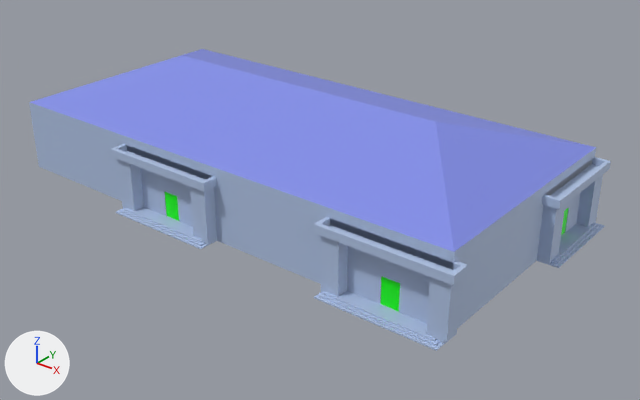
Renders of the glTF model src/assets/3d/solid/models/Dosing_Building.glb from each side of a commit.
Both versions are drawn from a 50 mm camera at (52.7, -62.9, 34.6) aimed at (3.1, -0.9, -3.8). Arrows for +X, +Y and +Z are at lower left; the lights stay in place. The picture after the commit comes second. Where no turn or scale is listed for an object, it has been applied to the vertices. Vertices at exactly the same position are counted once.

Before the edit, the objects in view are built like this:
```python
mat_door = principled_material('door')
mat_door.base_color = (0.0, 1.0, 0.0)  # green #00ff00
mat_door.roughness = 0.553
mat_roof = principled_material('roof')
mat_roof.base_color = (0.224, 0.271, 0.8)  # blue #828ee7
mat_roof.roughness = 0.553
me_mesh = bpy.data.meshes.new('Mesh')
me_mesh.from_pydata(...)  # 94 vertices, 202 faces; spans x -26.7..26.6, y -14.3..14.4, z 1.4..7.1
# faces by material slot: [6, 196]
me_mesh.materials.append(mat_roof)  # blue #828ee7
me_mesh.materials.append(mat_wall)  # blue #afc2e3
me_mesh_011 = bpy.data.meshes.new('Mesh.011')
me_mesh_011.from_pydata(...)  # 987 vertices, 2559 faces; spans x -26.7..27.1, y -14.8..14.9, z -4.3..1.4
# faces by material slot: [2363, 180, 16]
me_mesh_011.materials.append(mat_wall)  # blue #afc2e3
me_mesh_011.materials.append(mat_door)  # green #00ff00
me_mesh_011.materials.append(mat_other)  # grey #aaaaaa
ob_floor1 = bpy.data.objects.new('Floor1', me_mesh_011)
ob_floor1.location = (0.0, 0.0, 0.0)
ob_roof = bpy.data.objects.new('Roof', me_mesh)
ob_roof.location = (0.0, 0.0, 0.0)
```
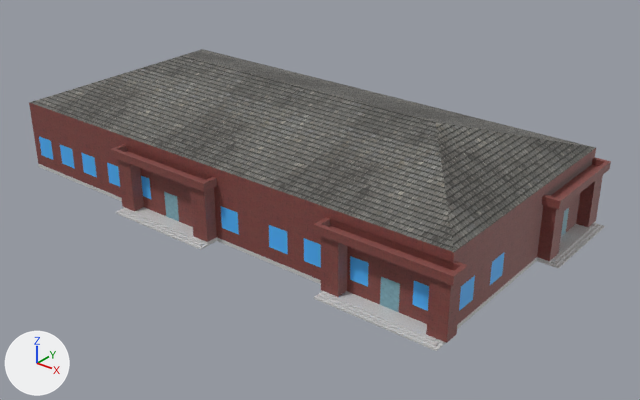
Pixel boxes [x1, y1, x2, y2] of what changed, in the pictures (640 x 400 px; the box of a moved part takes in the faces that stretch with it):
'Roof', surface changed, reshaped (blue to grey): [29, 49, 611, 286] in both
'Floor1', surface changed, reshaped (blue to brown): before [31, 117, 605, 351]; after [31, 118, 605, 351]
part 1 of me_mesh, reshaped: before [29, 102, 596, 268]; after [29, 103, 596, 268]
part 2 of me_mesh, surface changed (blue to grey): [30, 49, 611, 286] in both
part 3 of me_mesh, recoloured: [110, 144, 611, 286] in both
part 4 of me_mesh_011, moved or reshaped (mostly hidden): before [165, 181, 568, 311]; after [164, 182, 569, 312]
part 5 of me_mesh_011, recoloured: [38, 164, 605, 351] in both
part 6 of me_mesh_011, recoloured (blue to brown): [32, 118, 603, 342] in both
part 7 of me_mesh_011, recoloured: [39, 136, 505, 311] in both
part 8 of me_mesh_011, recoloured: before [561, 208, 568, 233]; after [562, 208, 569, 232]

The change, as a list of edits to the scene's bpy script:
```text
Change mat_door:
    remove mat_door.base_color = (0.0, 1.0, 0.0)  # green #00ff00
    add mat_door.texture = img_door
Change mat_roof:
    remove mat_roof.base_color = (0.224, 0.271, 0.8)  # blue #828ee7
    add mat_roof.texture = img_roof
Add mat_ground:
    mat_ground = principled_material('ground')
    mat_ground.texture = img_ground
    mat_ground.roughness = 0.553
Add mat_wall2:
    mat_wall2 = principled_material('wall2')
    mat_wall2.texture = img_wall2
    mat_wall2.roughness = 0.553
Add mat_window:
    mat_window = principled_material('window')
    mat_window.texture = img_window
    mat_window.roughness = 0.553
Change me_mesh_011:
    remove me_mesh_011.from_pydata(...)  # 987 vertices, 2559 faces; spans x -26.7..27.1, y -14.8..14.9, z -4.3..1.4
    add me_mesh_011.from_pydata(...)  # 959 vertices, 2559 faces; spans x -26.7..27.1, y -14.8..14.9, z -4.3..1.4
    me_mesh_011 part 4
    76 vertices are removed from x -14.0..25.0, y -12.7..12.8, z -3.9..1.4
    291 faces are deleted
    4 vertices move within x 25.0, y 6.3..8.1, z -3.9..-1.3
    20 vertices are added at x -14.1..24.8, y 7.2..12.8, z -3.9..1.4
    14 new vertices lie (0.0, 0.0, 2.6) away from vertices in x -10.9..24.8, y -12.7..12.8, z -3.9
    10 new vertices lie (-0.9, 0.0, 0.0) away from vertices in x -4.5..20.5, y -12.7..12.8, z -3.9..1.4
    6 new vertices lie (0.0, 0.0, 5.3) away from vertices in x -2.5..6.3, y -12.7..12.8, z -3.9
    6 new vertices lie (-1.2, 0.0, 0.0) away from vertices in x -11.7..-8.5, y 12.5..12.8, z -3.9..-1.3
    1 new face joins them, mat_ground (picture img_ground)
    171 new faces join them, mat_wall2 (picture img_wall2)
    131 new faces join them, mat_gate (picture img_gate)
    me_mesh_011 part 5: 700 faces spanning x -26.7..27.1, y -14.8..14.9, z -4.3..-2.9 switch from mat_wall (blue #afc2e3) to mat_ground (picture img_ground)
    me_mesh_011 part 6: 1238 faces spanning x -26.7..26.2, y -13.9..14.0, z -3.9..1.4 switch from mat_wall (blue #afc2e3) to mat_wall2 (picture img_wall2)
    me_mesh_011 part 7: 280 faces spanning x -26.7..25.0, y -12.7..12.8, z -2.7..-0.5 switch from mat_wall (blue #afc2e3) to mat_window (picture img_window)
    me_mesh_011 part 8: 1 face spanning x 25.0, y 7.2..8.1, z -3.9..-1.3 switches from mat_door (green #00ff00) to mat_gate (picture img_gate)
    other edits to the shape of me_mesh_011 do not show in these pictures
    add me_mesh_011.materials.append(mat_gate)  # picture img_gate
Change me_mesh:
    remove me_mesh.from_pydata(...)  # 94 vertices, 202 faces; spans x -26.7..26.6, y -14.3..14.4, z 1.4..7.1
    add me_mesh.from_pydata(...)  # 90 vertices, 194 faces; spans x -26.7..26.6, y -14.3..14.4, z 1.4..7.1
    me_mesh part 1
    4 vertices are removed from x -26.7..25.0, y -12.7..12.8, z 2.9
    18 faces are deleted
    10 new faces join them, mat_wall2 (picture img_wall2)
    me_mesh part 2: 184 kept faces spanning x -26.7..26.6, y -14.3..14.4, z 1.4..7.1 get new texture (UV) coordinates
    me_mesh part 3: 178 faces spanning x -26.7..26.6, y -14.3..14.4, z 1.4..2.2 switch from mat_wall (blue #afc2e3) to mat_wall2 (picture img_wall2)
```
